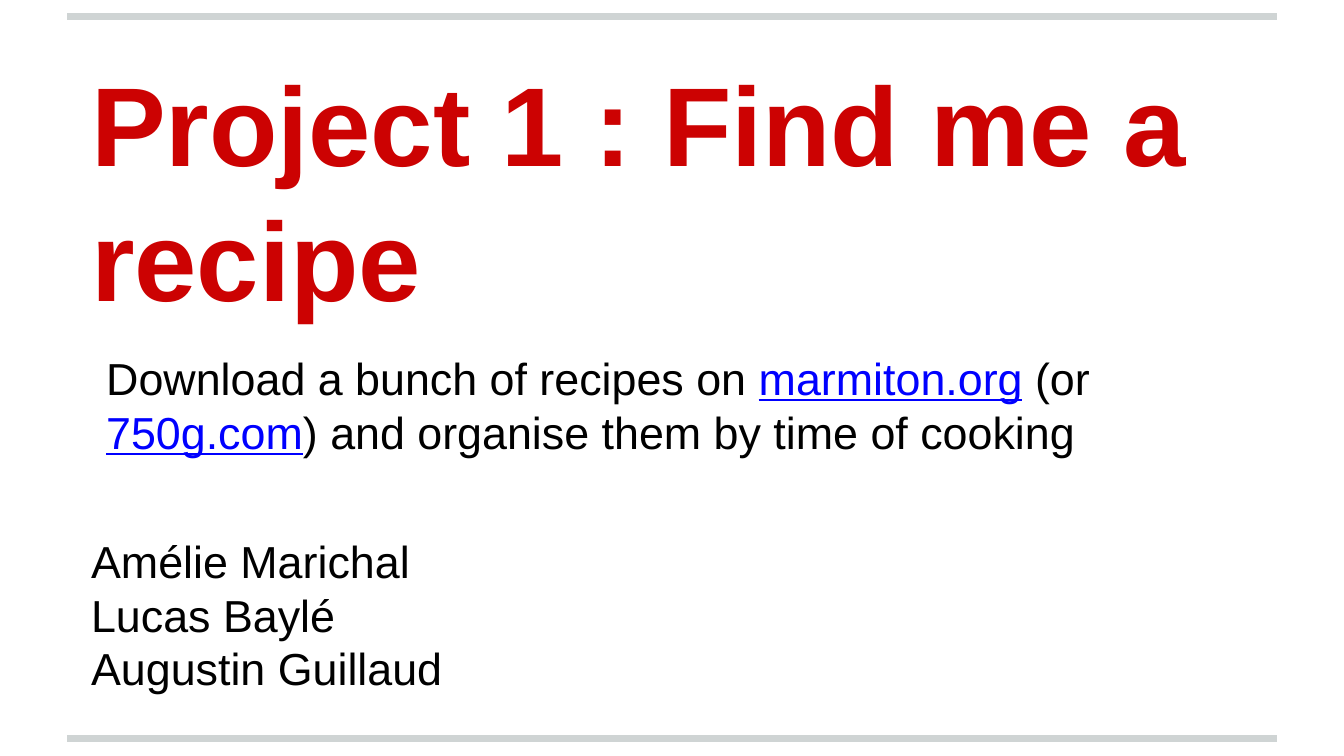
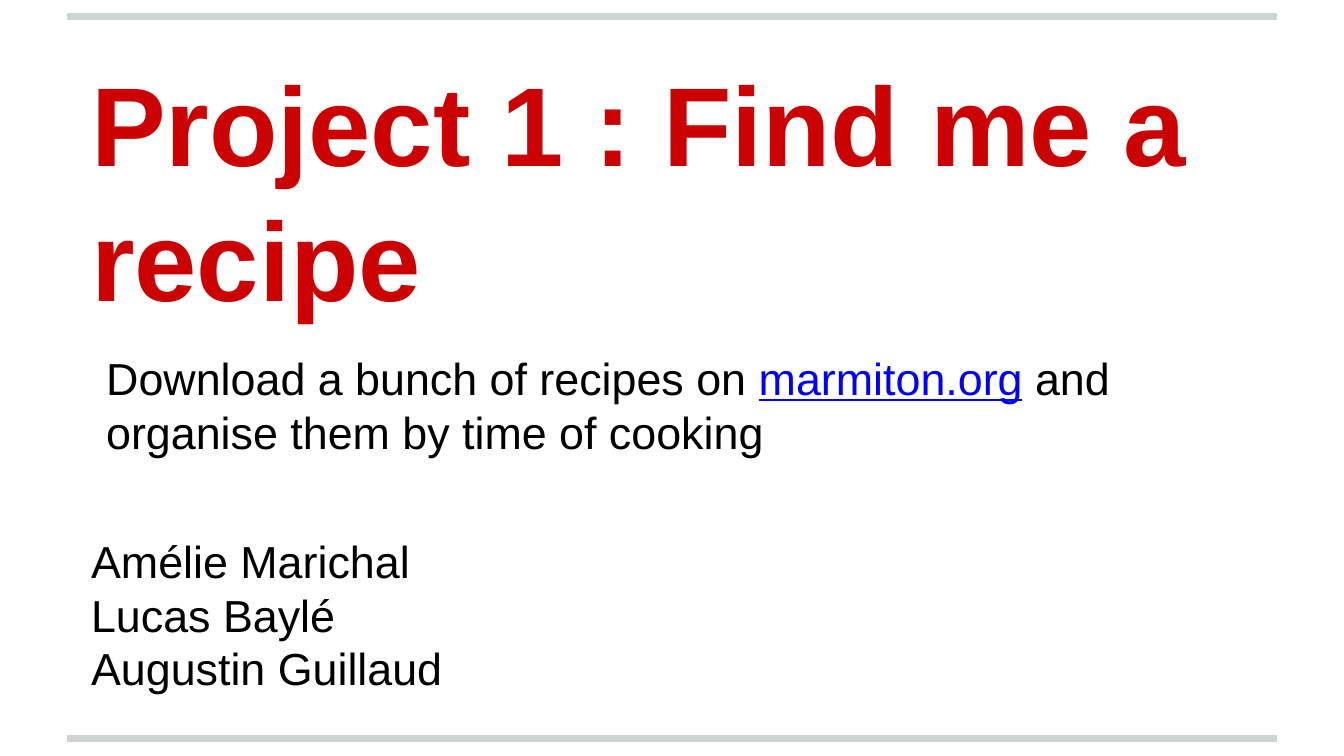
Before and after one commit to kiago/isepse2014, a slide deck: slide 1 of projects/marmiton/Marmiton_project.pptx. Drawn at 1344x756 pixels with LibreOffice and Linux fonts; fonts in the diff are those of the drawing; background and template pictures are left out. Boxes give left, top, right and bottom in pixels: in the first picture for what was removed or moved away, otherwise in the second. Text is boxed around its words. In the diff, an @@ line names an element or a change of style, - is before the commit and + after.

```diff
--- a/projects/marmiton/Marmiton_project.pptx
+++ b/projects/marmiton/Marmiton_project.pptx
@@ text at <box>106,362,1110,457</box>: text changed @@
-Download a bunch of recipes on marmiton.org (or 750g.com) and organise them by time of cooking
+Download a bunch of recipes on marmiton.org and organise them by time of cooking
```
Also in this commit, not shown: 1 other slide changed, 3 slides added, 2 other files.
